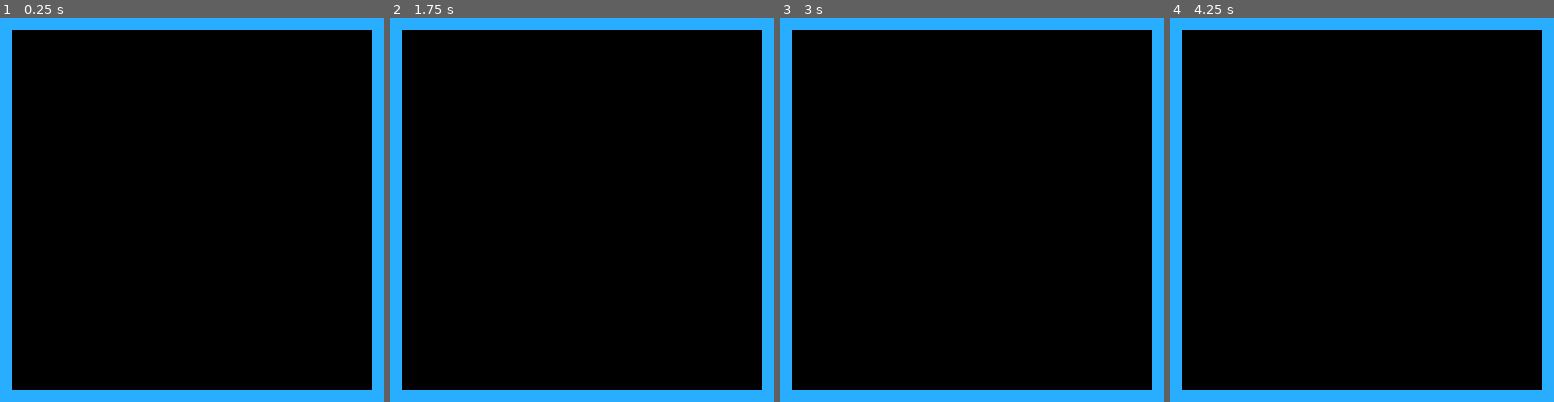
Above: before the commit, frames 1-4 (left to right).
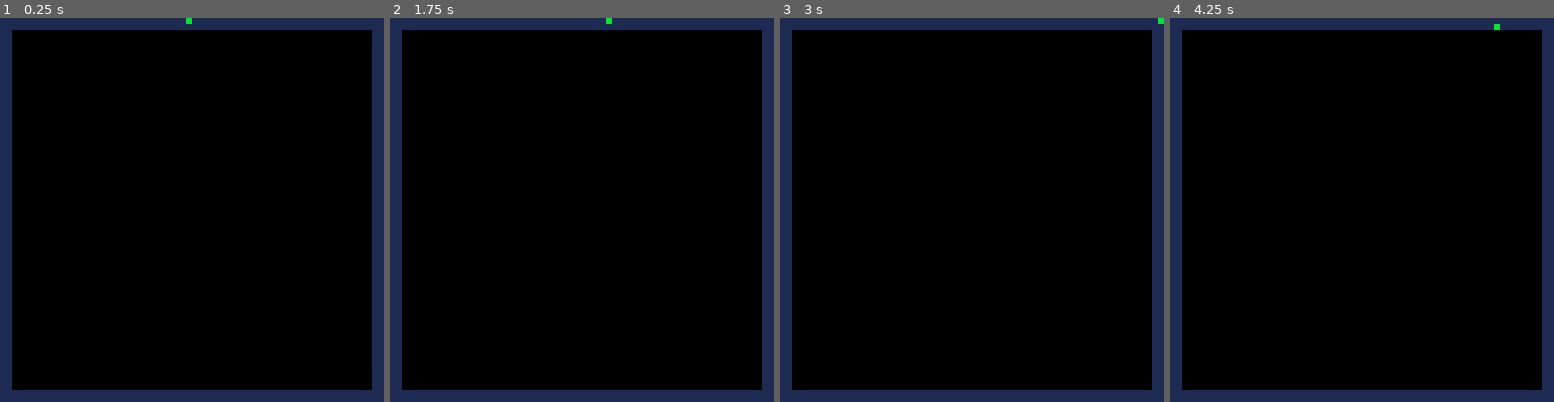
Above: after the commit, the same moments.

Repository: newagebegins/xonix-pico8
Game: PICO-8 cartridge xonix.p8
The game is run twice, just before and just after one commit, with the same random seed, the same clock (stepped at 60 frames per second) and the same inputs.
Inputs:
- Up to frame 1 (0.25 s): no input
- Up to frame 2 (1.75 s): hold Right from 1.6 s (still down)
- Up to frame 3 (3 s): release Right at 2.1 s; hold Up 2.15-2.42 s; hold Right from 2.47 s (still down)
- Up to frame 4 (4.25 s): release Right at 3.03 s; hold Left 3.08-3.58 s; hold Down 3.63-3.97 s; hold Right from 4.02 s (still down)

The runs differ from the first frame. In frame 1, 12% of the frame differs, in the area x 0-100%, y 0-100%; in frame 2, 12%; in frame 3, 12%; in frame 4, 12%.

Commit message:
Add player

Diff:
--- a/xonix.p8
+++ b/xonix.p8
@@ -4,13 +4,16 @@
 -- tile types
 t_land=1
 t_sea=2
+t_player=3
 
 tiles={}
 colors={}
+player={}
 
 function _init()
- colors[t_land]=12
+ colors[t_land]=1
  colors[t_sea]=0
+ colors[t_player]=11
 
  for r=0,63 do
   for c=0,63 do
@@ -26,6 +29,46 @@
     tiles[r][c]=t_sea
    end
   end
+ end
+
+ local p=player
+ p.y=0
+ p.x=31
+ p.dx=0
+ p.dy=0
+
+ tiles[p.y][p.x]=t_player
+end
+
+function _update()
+ local p=player
+
+ if btn(➡️) then
+  p.dx=1
+  p.dy=0
+ end
+ if btn(⬅️) then
+  p.dx=-1
+  p.dy=0
+ end
+ if btn(⬆️) then
+  p.dx=0
+  p.dy=-1
+ end
+ if btn(⬇️) then
+  p.dx=0
+  p.dy=1
+ end
+
+ local nx=p.x+p.dx
+ local ny=p.y+p.dy
+ if 0<=nx and nx<=63 and
+    0<=ny and ny<=63 and
+    tiles[ny][nx]==t_land then
+  tiles[p.y][p.x]=t_land
+  p.x=nx
+  p.y=ny
+  tiles[p.y][p.x]=t_player
  end
 end
 
